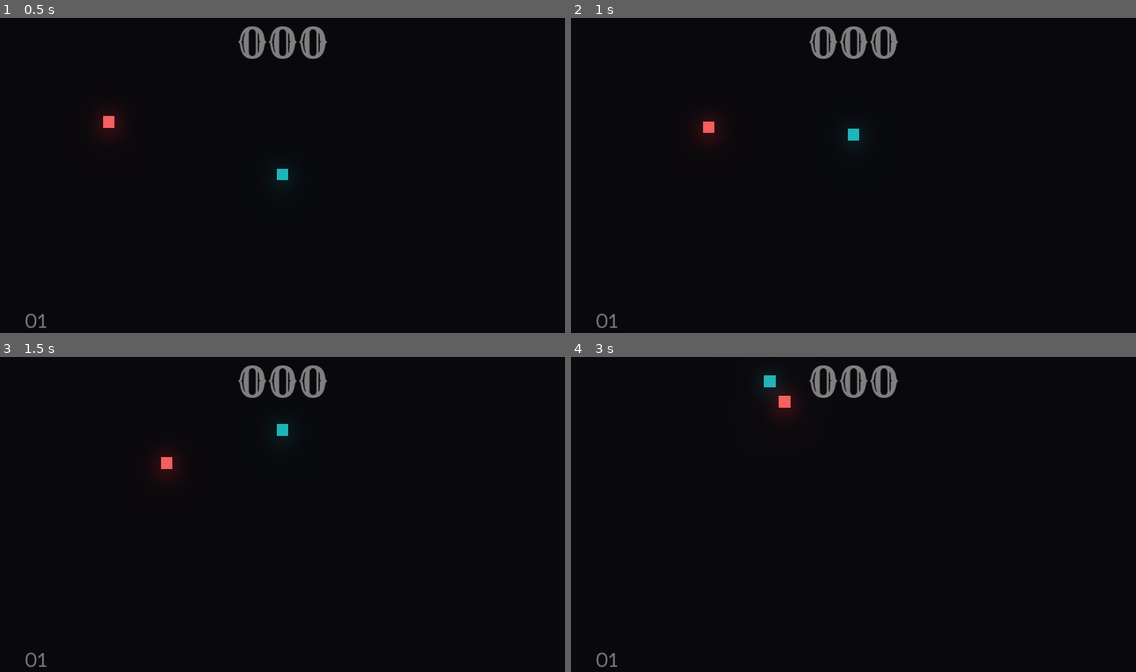
Above: before the commit, frames 1-4 (two rows, left to right).
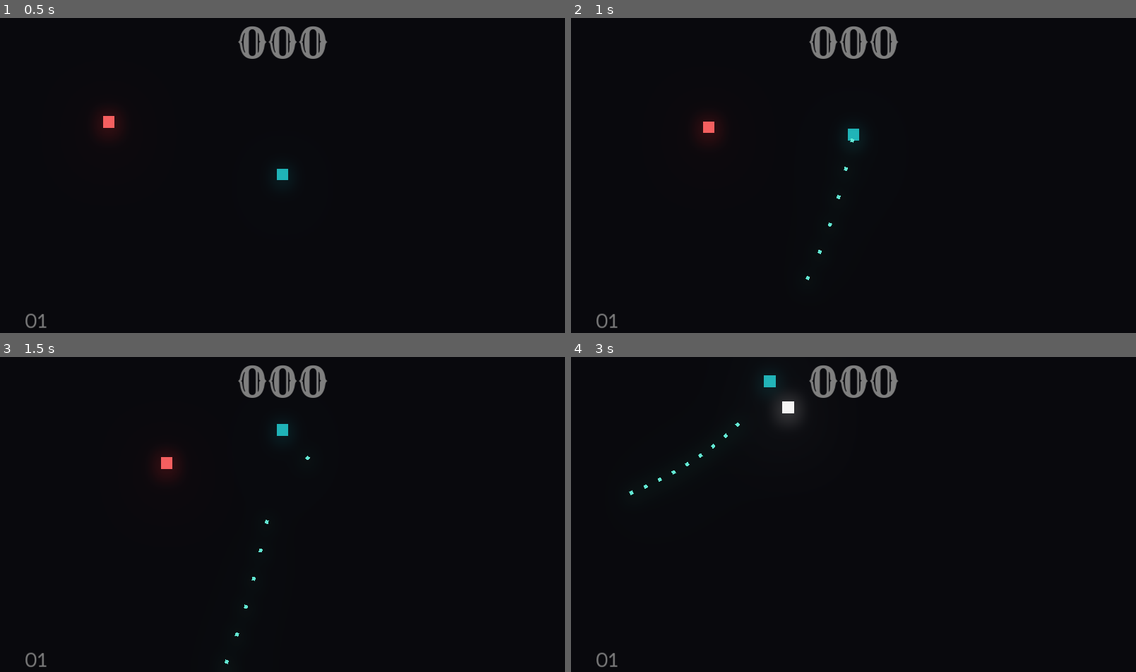
Above: after the commit, the same moments.

Repository: vecno-io/metafab-space-whales
Game: Godot game, scene res://MainScene.tscn
Two runs of this game, one before a commit and one after it. Both use one fixed random seed, a clock stepped at 60 frames per second and the inputs below.
Inputs (mouse positions are in pixels of both pictures, inside the frame that each line leads up to):
- Up to frame 1 (0.5 s): no input
- Up to frame 2 (1 s): tap Enter at 0.5 s; move the mouse to (825, 238) at 0.52 s; press the mouse at (825, 238) at 0.53 s; hold W (move_up) from 0.53 s (still down)
- Up to frame 3 (1.5 s): keep holding W (move_up); move the mouse to (452, 561) at 1.27 s; release the mouse at (452, 561) at 1.28 s; click (452, 561) at 1.35 s
- Up to frame 4 (3 s): move the mouse to (684, 467) at 2.02 s; release W (move_up) at 2.03 s; press the mouse at (684, 467) at 2.03 s; hold A (move_left) from 2.03 s (still down); move the mouse to (881, 514) at 2.77 s; release the mouse at (881, 514) at 2.78 s; click (881, 514) at 2.85 s

Frame 1 is identical in both runs. In frame 2, less than 0.1% of the frame differs, in the area x 41-51%, y 38-84%; in frame 3, less than 0.1%; in frame 4, 0.3%, in the area x 10-41%, y 12-44%.
Error before the commit: Invalid get index 'sector_node' (on base: 'Node (Global.gd)'). (res://prefabs/Player.gd:31)

Commit message:
tweak player fire-rate

Diff:
--- a/client/prefabs/Player.gd
+++ b/client/prefabs/Player.gd
@@ -28,8 +28,8 @@
 	velocity.y = int(Input.is_action_pressed("move_down")) - int(Input.is_action_pressed("move_up"))
 	global_position += velocity.normalized() * speed * delta
 
-	if fire_up && Input.is_action_pressed("fire_main") && Global.sector_node != null:
-		Global.instance_node(bullet, Global.sector_node, global_position)
+	if fire_up && Input.is_action_pressed("fire_main") && Global.local_sector != null:
+		Global.instance_node(bullet, Global.local_sector, global_position)
 		firerate.start()
 		fire_up = false
 
--- a/client/prefabs/Player.tscn
+++ b/client/prefabs/Player.tscn
@@ -23,7 +23,7 @@
 
 [node name="Firerate" type="Timer" parent="."]
 unique_name_in_owner = true
-wait_time = 0.125
+wait_time = 0.08
 one_shot = true
 
 [connection signal="area_entered" from="Hitbox" to="." method="_on_hitbox_area_entered"]
